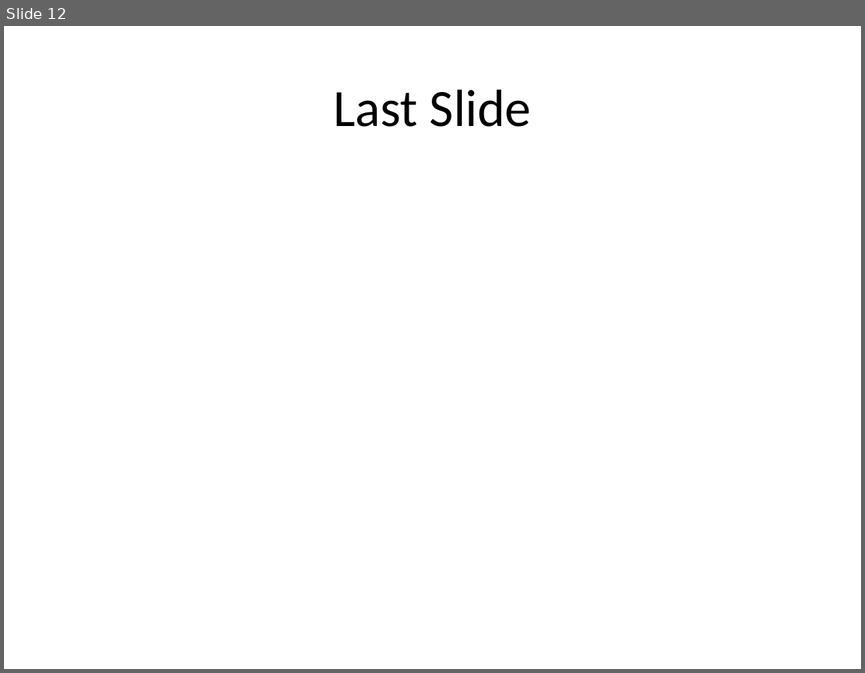
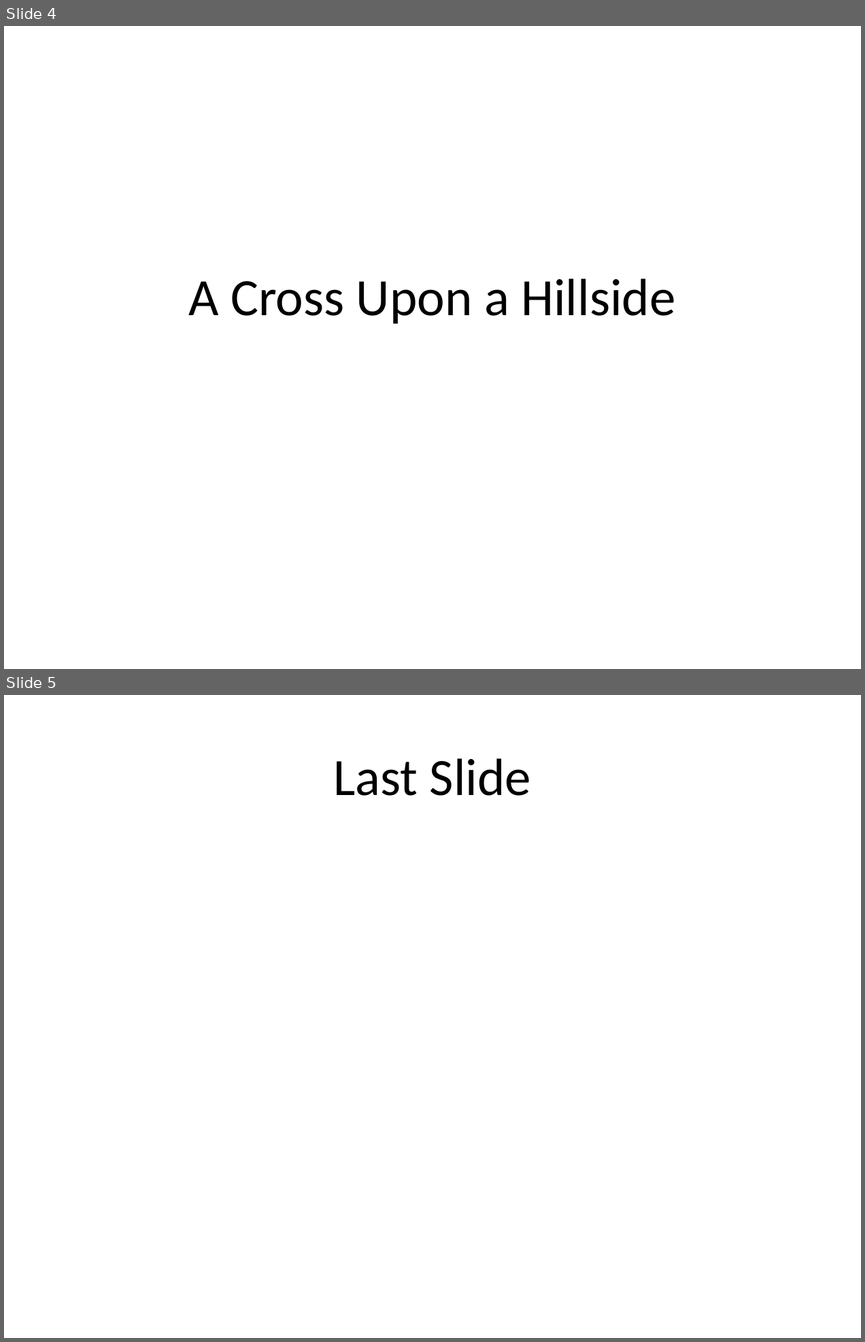
Before and after one commit to fluffybunnies/powerpoint-sundaysongs-addin, a slide deck: workspace/workspace.pptm. Shown one above the other, each under a label of ours: slide 12 before the commit, slides 4 and 5 after it. The pictures are 865x673 and 865x1342 pixels, drawn with LibreOffice and Linux fonts; fonts in the diff are those of the drawing. Boxes give left, top, right and bottom in pixels: in the first picture for what was removed or moved away, otherwise in the second. Text is boxed around its words. In the diff, an @@ line names an element or a change of style, - is before the commit and + after.

```diff
--- a/workspace/workspace.pptm
+++ b/workspace/workspace.pptm
@@ slide 4 added at (4,26,861,669), background #FFFFFF @@
@@ title added at (188,278,675,324), 44 pt, text #000000 @@
+A Cross Upon a Hillside
@@ what was slide 12 is now slide 5 @@
```
Also in this commit, not shown: 2 other slides added, 10 slides removed, 5 other files.
